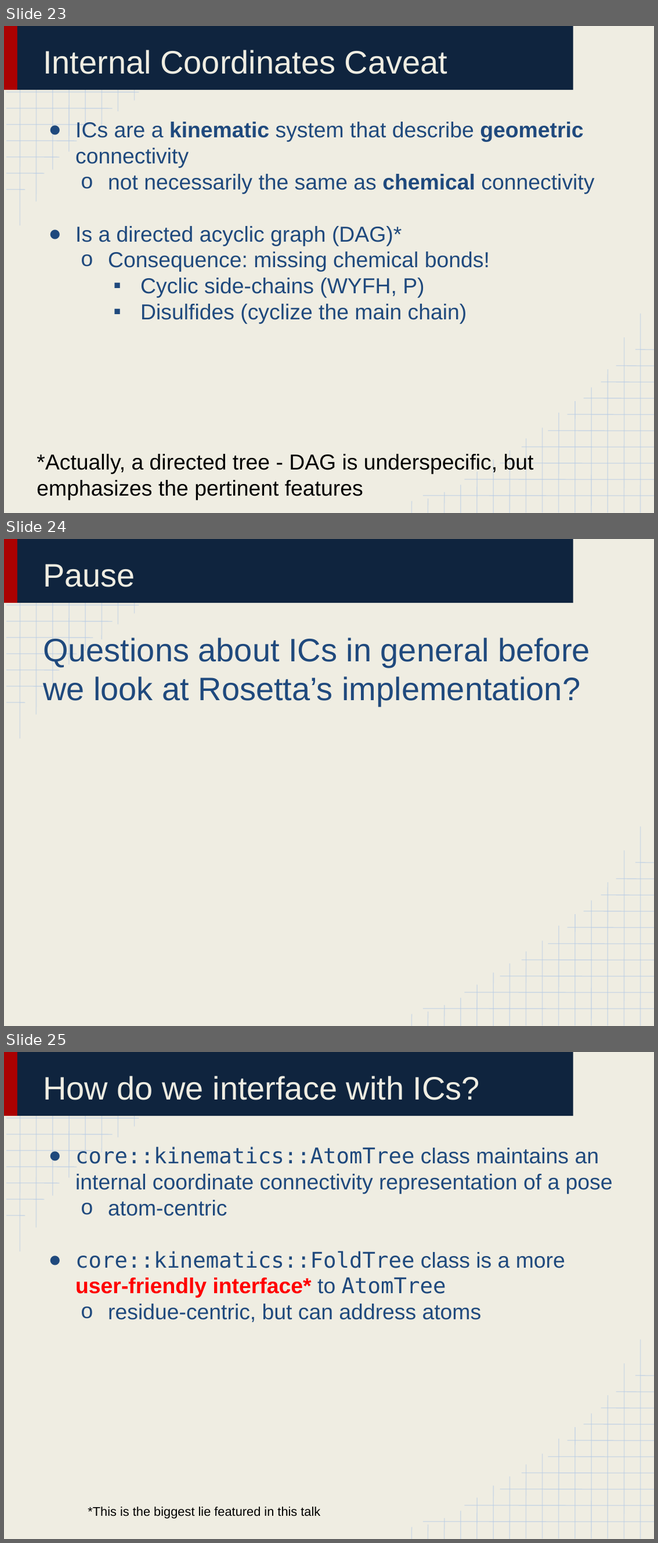
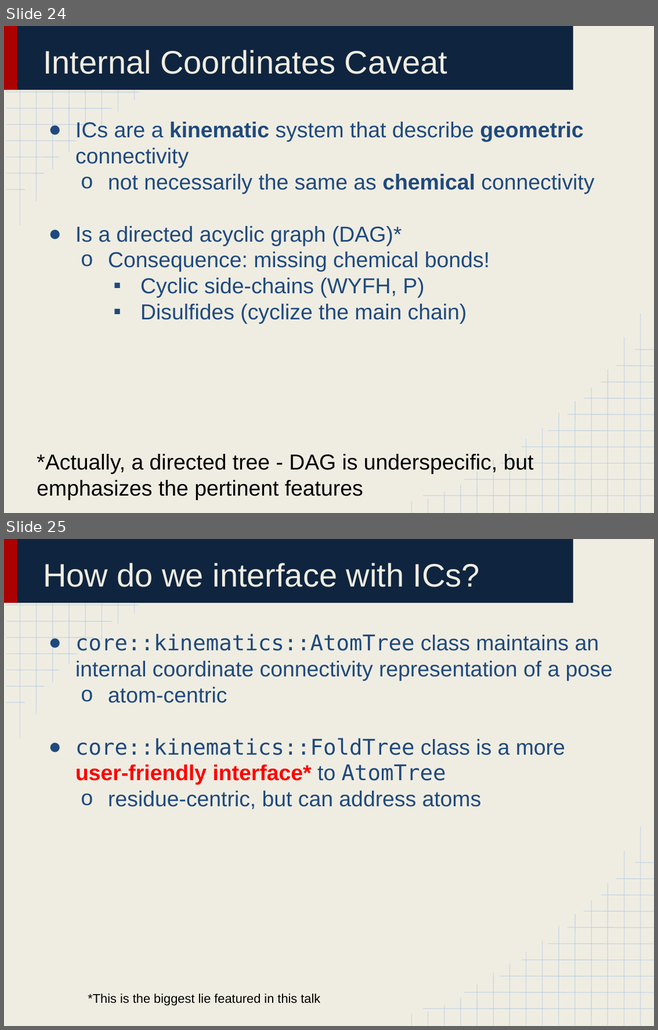
Before and after one commit to huabaiuw/prepare_bootcamp_2016_Aug, a slide deck: Lab Lecture 4_ Fold Tree.pptx. Shown one above the other, each under a label of ours: slides 23, 24 and 25 before the commit, slides 24 and 25 after it. The pictures are 658x1543 and 658x1030 pixels, drawn with LibreOffice and Linux fonts; fonts in the diff are those of the drawing. Boxes give left, top, right and bottom in pixels: in the first picture for what was removed or moved away, otherwise in the second. Text is boxed around its words. In the diff, an @@ line names an element or a change of style, - is before the commit and + after.

```diff
--- a/Lab Lecture 4_ Fold Tree.pptx
+++ b/Lab Lecture 4_ Fold Tree.pptx
@@ slide 24 removed at <box>4,539,654,1026</box>, background #EFEDE2; not listed: 52 template elements that a slide beside it also shows @@
@@ title removed at <box>43,564,135,587</box> @@
-Pause
@@ text removed at <box>43,637,590,706</box> @@
-Questions about ICs in general before we look at Rosetta’s implementation?
@@ what was slide 23 is now slide 24 @@
```
Also in this commit, not shown: 5 slides changed, 2 slides added, 1 other slide removed, 5 other files.
